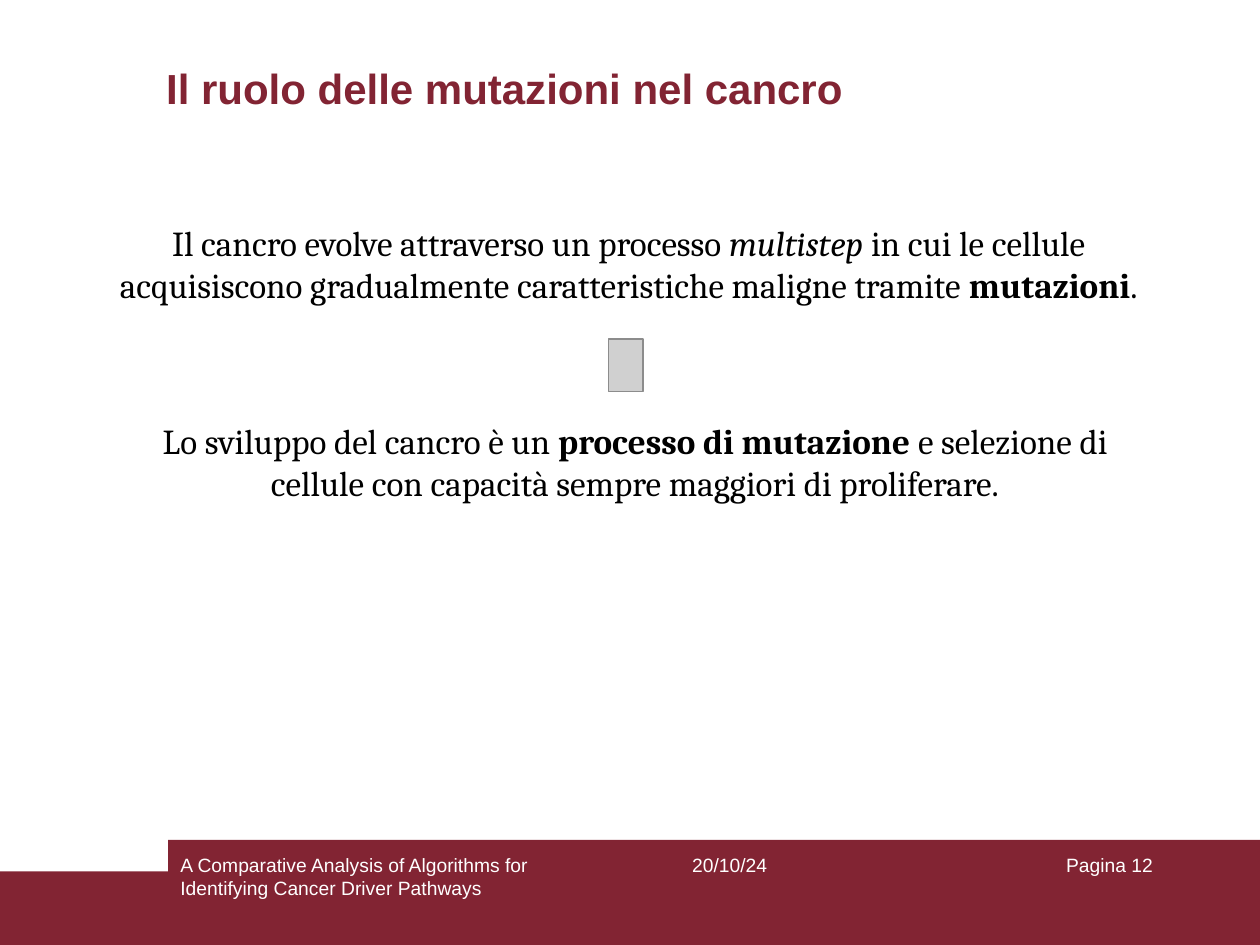
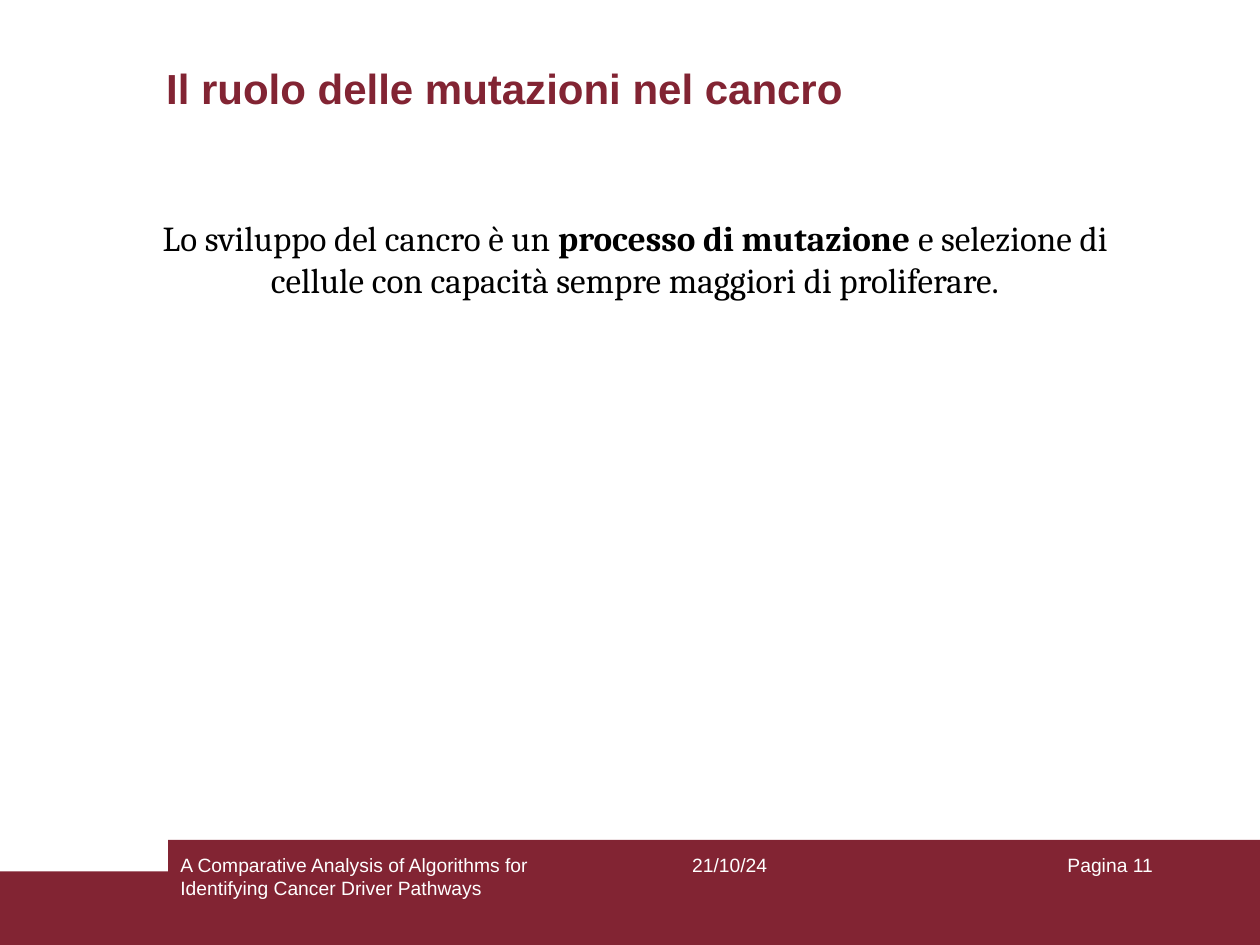
Before and after one commit to aflaag/bsc-thesis, a slide deck: slide 11 of presentation/slides.odp (slide 12 before the commit). Drawn at 1260x945 pixels with LibreOffice and Linux fonts; fonts in the diff are those of the drawing; grey boxes stand for pictures. Boxes give left, top, right and bottom in pixels: in the first picture for what was removed or moved away, otherwise in the second. Text is boxed around its words. In the diff, an @@ line names an element or a change of style, - is before the commit and + after.

```diff
--- a/presentation/slides.odp
+++ b/presentation/slides.odp
@@ text removed at (120, 231, 1138, 306) @@
-Il cancro evolve attraverso un processo multistep in cui le cellule acquisiscono gradualmente caratteristiche maligne tramite mutazioni.
@@ text "Lo sviluppo del cancro è ...": place and size @@
-text "Lo sviluppo del cancro è ..." at (163, 429, 1108, 504)
+text "Lo sviluppo del cancro è ..." at (163, 226, 1108, 301)
@@ picture removed at (609, 338, 643, 391) @@
@@ text at (692, 858, 767, 873): text changed @@
-20/10/24
+21/10/24
@@ page number at (1067, 858, 1153, 876): text changed @@
-Pagina 12
+Pagina 11
```
Also in this commit, not shown: 75 other slides changed, 1 slide removed, 6 other files.
